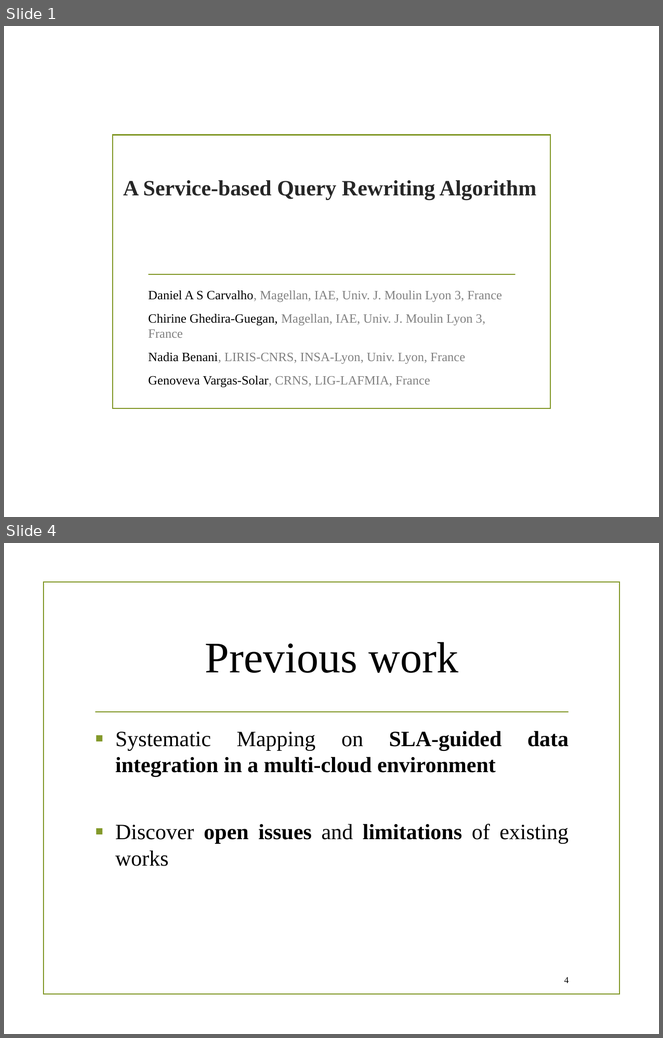
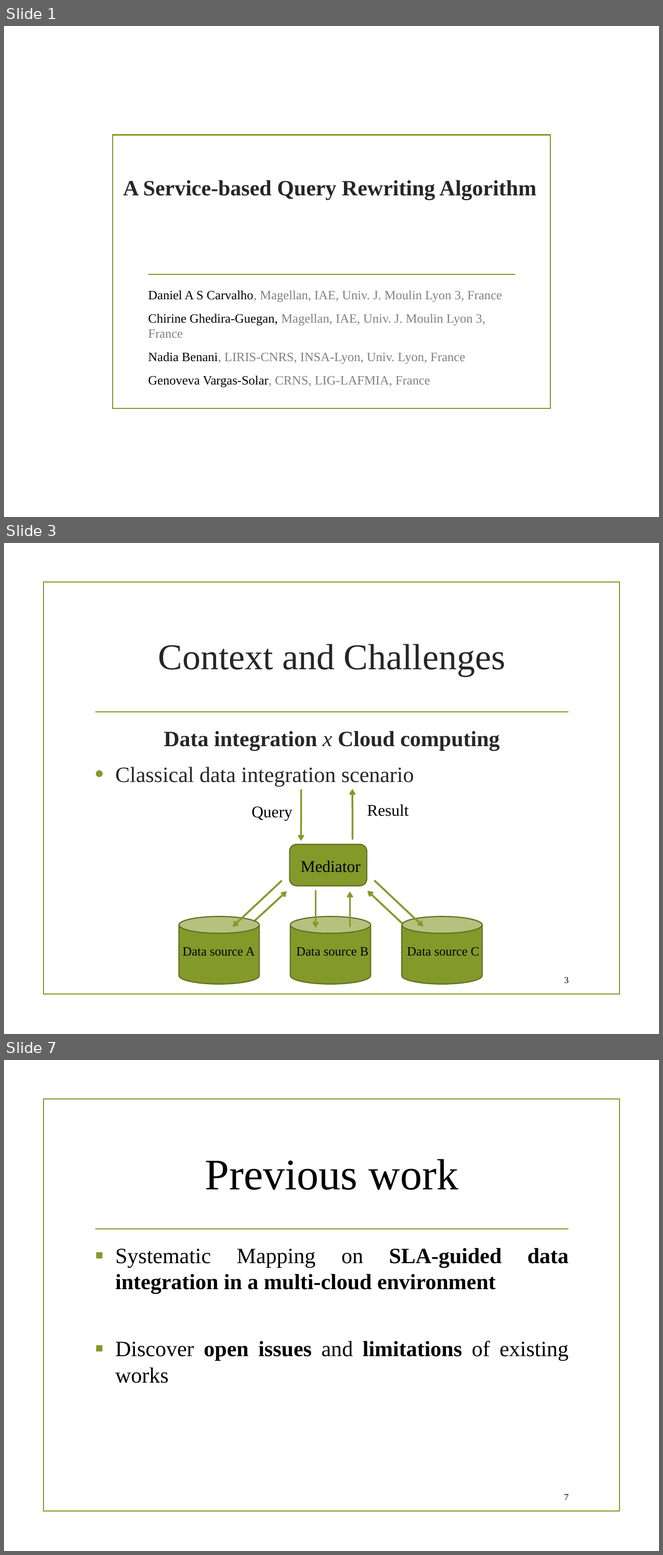
Before and after one commit to danielboni/DanielCarvalho-PhD, a slide deck: Presentations/Magellan/SI presentation 040216.pptx. Shown one above the other, each under a label of ours: slides 1 and 4 before the commit, slides 1, 3 and 7 after it; the slides between them are not shown. The pictures are 663x1038 and 663x1555 pixels, drawn with LibreOffice and Linux fonts; fonts in the diff are those of the drawing; background and template pictures are left out. Boxes give left, top, right and bottom in pixels: in the first picture for what was removed or moved away, otherwise in the second. Text is boxed around its words. In the diff, an @@ line names an element or a change of style, - is before the commit and + after.

```diff
--- a/Presentations/Magellan/SI presentation 040216.pptx
+++ b/Presentations/Magellan/SI presentation 040216.pptx
@@ slide 3 added at (4,543,659,1034), background picture (left out); not listed: 2 template elements that a slide beside it also shows @@
@@ title added at (158,644,506,677), 40 pt, text #262626 @@
+Context and Challenges
@@ text added at (115,731,500,787), 24 pt, text #262626 @@
+Data integration x Cloud computing
+• Classical data integration scenario
@@ arrow added from (352, 839) to (352, 789), #83992A 2 pt @@
@@ group added at (252,790,367,886): 2 texts, 1 rounded rectangle, 1 arrow @@
+Mediator
+Query
@@ text added at (367,805,409,817), 18 pt, text #000000 @@
+Result
@@ group added at (179,881,482,984): 3 cylinders, 3 texts, 3 arrows @@
+Data source A
+Data source B
+Data source C
@@ arrow added from (247, 928) to (287, 891), #83992A 2 pt @@
@@ arrow added from (350, 927) to (350, 891), #83992A 2 pt @@
@@ arrow added from (416, 937) to (367, 891), #83992A 2 pt @@
@@ page number added at (565,977,569,983), 10 pt, text #000000 @@
+3
@@ what was slide 4 is now slide 7 @@
@@ page number at (565,1494,569,1500): text changed @@
-4
+7
```
Also in this commit, not shown: 2 slides changed, 2 other slides added.
